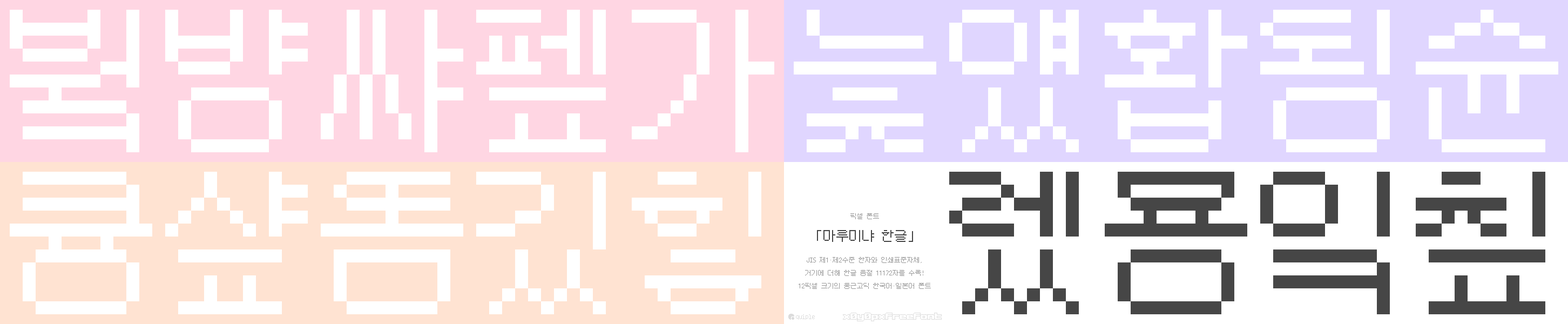
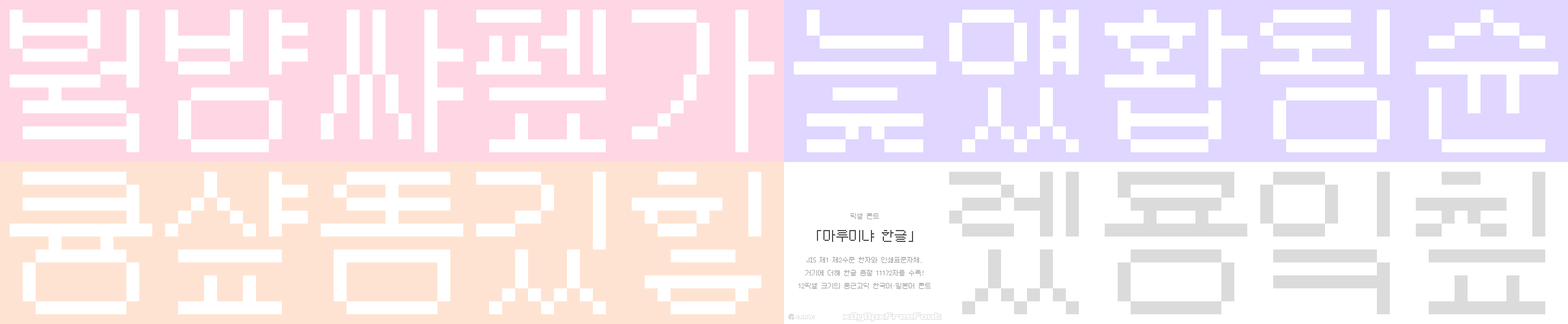
Before/after of a 1568px x 324px layered artwork. What changed in the layer stack:
"렜묭잌칲": opacity 100% → 25% over [949, 171, 1546, 315]